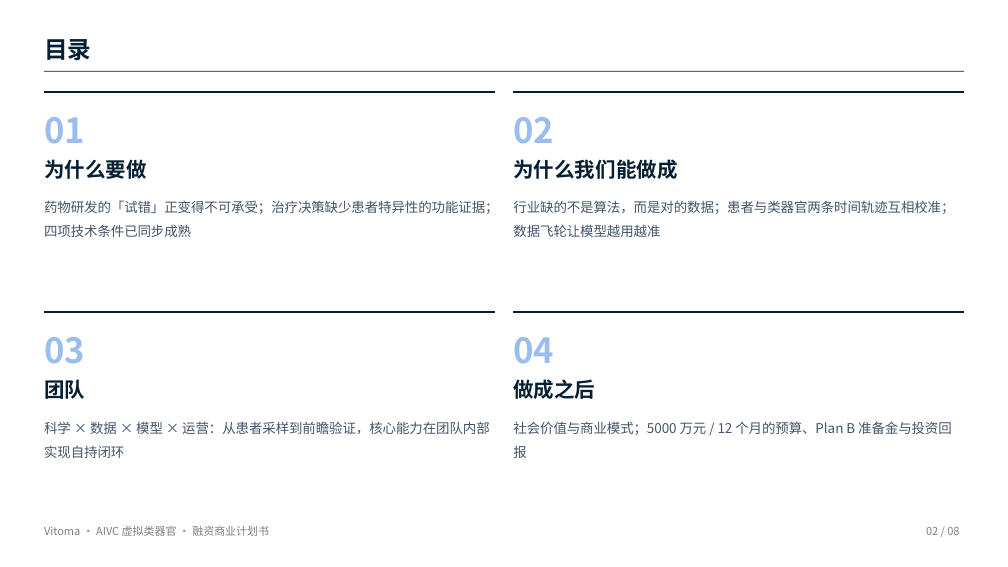
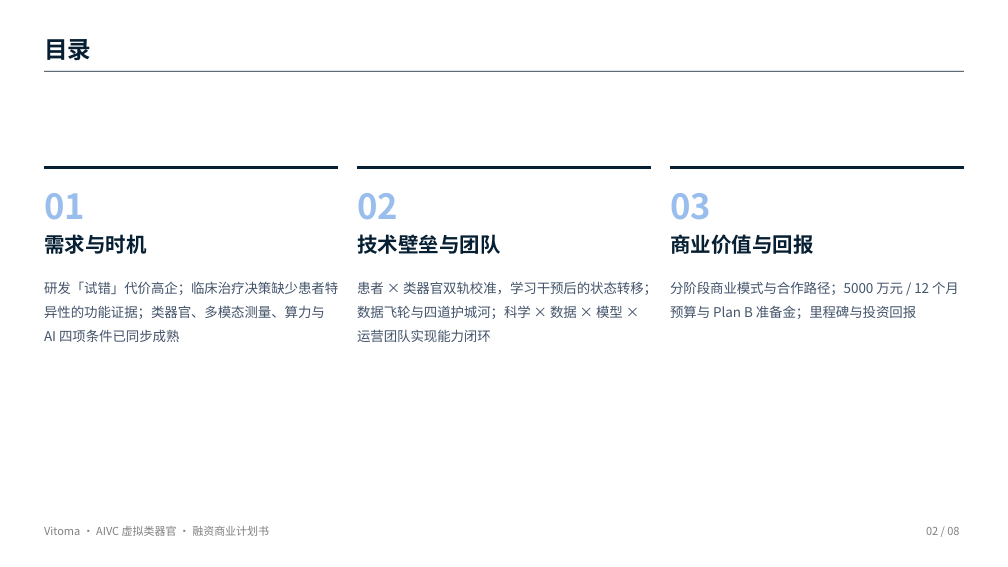
Before and after one commit to Milkar/businessPlan, a slide deck: slide 2 of slides/Vitoma_BP_part1_team.pptx. Drawn at 1008x567 pixels with LibreOffice and Linux fonts; fonts in the diff are those of the drawing. Boxes give left, top, right and bottom in pixels: in the first picture for what was removed or moved away, otherwise in the second. Text is boxed around its words. In the diff, an @@ line names an element or a change of style, - is before the commit and + after.

```diff
--- a/slides/Vitoma_BP_part1_team.pptx
+++ b/slides/Vitoma_BP_part1_team.pptx
@@ freeform shape: place and size @@
-freeform shape at (44, 91, 495, 295)
+freeform shape at (44, 166, 338, 371)
@@ text removed at (44, 159, 147, 179) @@
-为什么要做
@@ freeform shape: place and size @@
-freeform shape at (513, 91, 964, 295)
+freeform shape at (357, 166, 651, 371)
@@ text removed at (513, 159, 677, 179) @@
-为什么我们能做成
@@ freeform shape: place and size @@
-freeform shape at (44, 311, 495, 515)
+freeform shape at (670, 166, 964, 371)
@@ text "01": place and size @@
-text "01" at (44, 117, 85, 144)
+text "01" at (44, 193, 85, 220)
@@ text "02": place and size @@
-text "02" at (513, 117, 554, 144)
+text "02" at (357, 193, 398, 220)
@@ text "03": place and size @@
-text "03" at (44, 337, 85, 364)
+text "03" at (670, 193, 711, 220)
@@ text added at (44, 234, 147, 254), 19.5 pt, text #061F32, bold @@
+需求与时机
@@ text added at (357, 234, 501, 254), 19.5 pt, text #061F32, bold @@
+技术壁垒与团队
@@ text added at (670, 234, 814, 254), 19.5 pt, text #061F32, bold @@
+商业价值与回报
@@ text at (44, 281, 338, 342): text changed @@
-药物研发的「试错」正变得不可承受；治疗决策缺少患者特异性的功能证据；四项技术条件已同步成熟
+研发「试错」代价高企；临床治疗决策缺少患者特异性的功能证据；类器官、多模态测量、算力与 AI 四项条件已同步成熟
@@ text at (357, 281, 657, 342): text changed @@
-行业缺的不是算法，而是对的数据；患者与类器官两条时间轨迹互相校准；数据飞轮让模型越用越准
+患者 × 类器官双轨校准，学习干预后的状态转移；数据飞轮与四道护城河；科学 × 数据 × 模型 × 运营团队实现能力闭环
@@ text at (670, 281, 959, 319): text changed @@
-社会价值与商业模式；5000 万元 / 12 个月的预算、Plan B 准备金与投资回报
+分阶段商业模式与合作路径；5000 万元 / 12 个月预算与 Plan B 准备金；里程碑与投资回报
@@ freeform shape removed at (513, 311, 964, 515) @@
@@ text removed at (513, 337, 554, 364) @@
-04
@@ text removed at (44, 379, 85, 399) @@
-团队
@@ text removed at (513, 379, 595, 399) @@
-做成之后
@@ text removed at (44, 421, 489, 458) @@
-科学 × 数据 × 模型 × 运营：从患者采样到前瞻验证，核心能力在团队内部实现自持闭环
```
Also in this commit, not shown: 3 other slides changed, 1 slide added, 1 slide removed, 3 other files.
